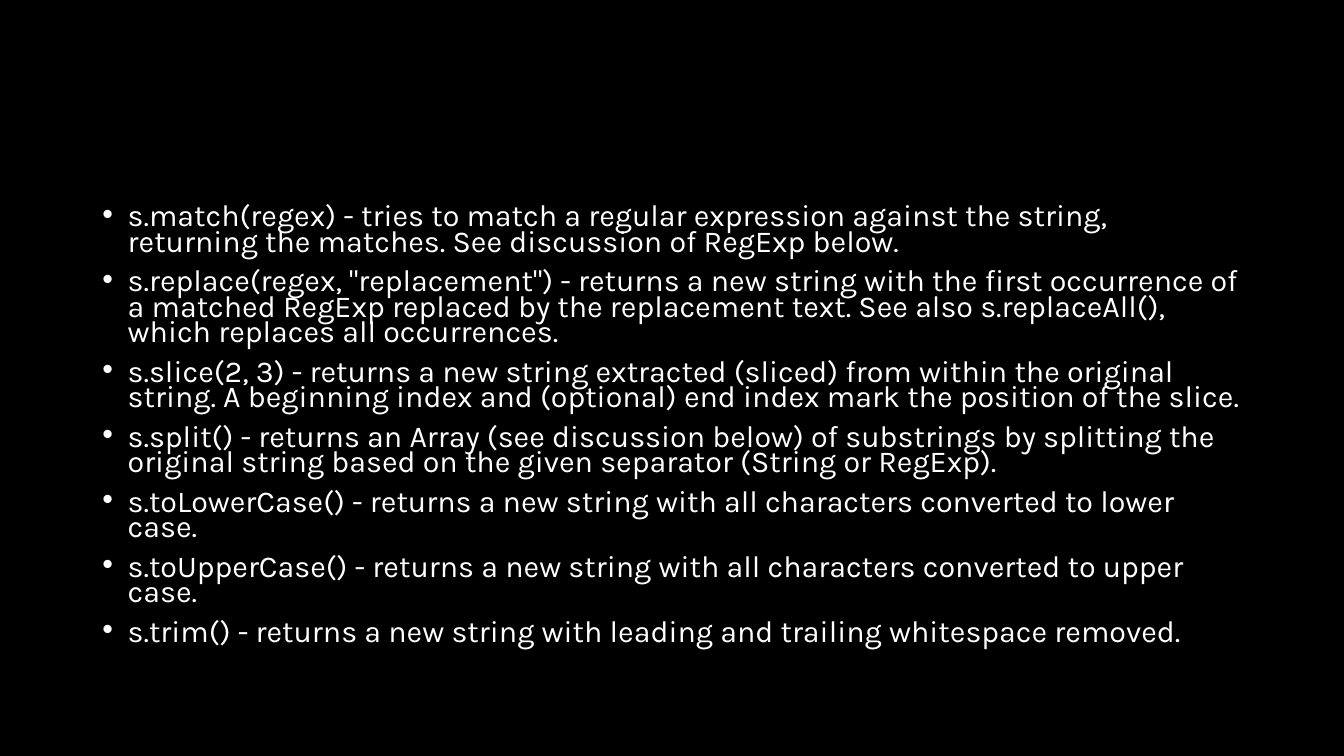
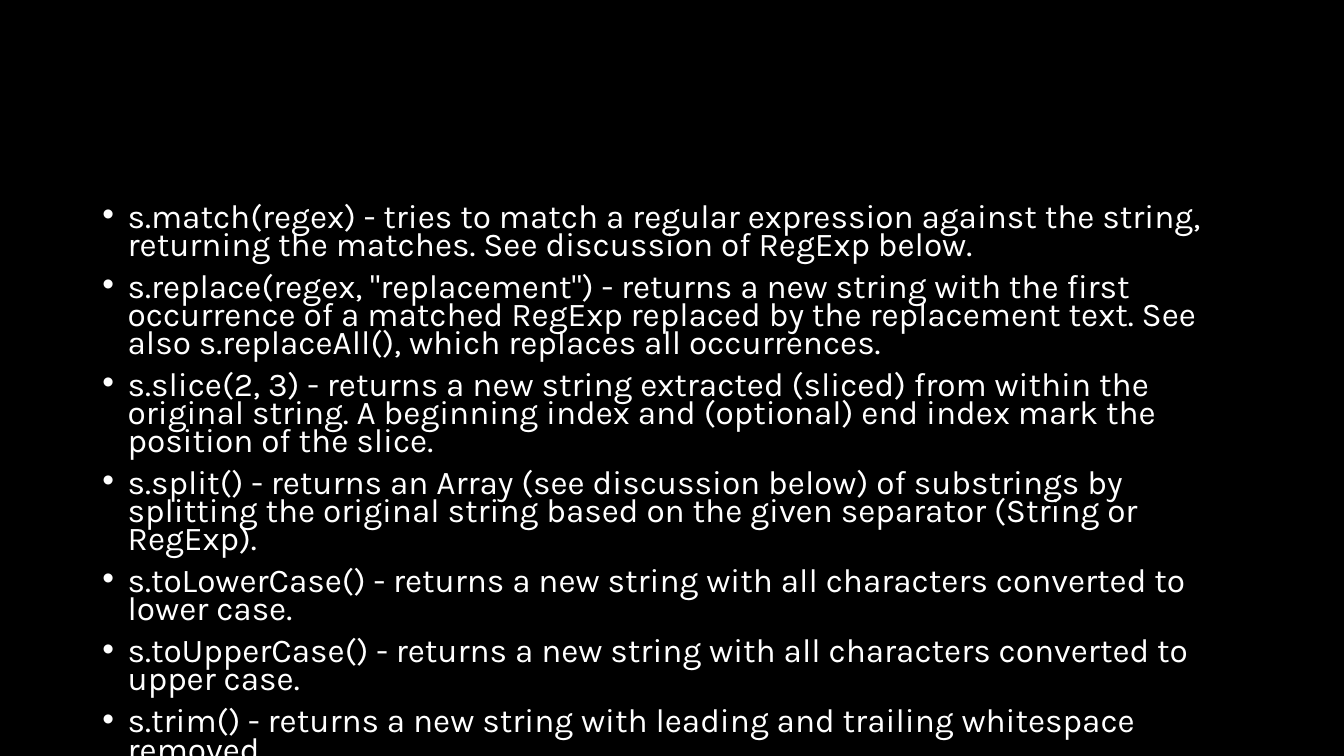
Before and after one commit to natiquekeyin/fall2024, a slide deck: slide 26 of JavaScript/Week3/Week3.pptx. Drawn at 1344x756 pixels with LibreOffice and Linux fonts; fonts in the diff are those of the drawing. Boxes give left, top, right and bottom in pixels: in the first picture for what was removed or moved away, otherwise in the second. Text is boxed around its words. In the diff, an @@ line names an element or a change of style, - is before the commit and + after.

```diff
--- a/JavaScript/Week3/Week3.pptx
+++ b/JavaScript/Week3/Week3.pptx
@@ text "s.match(regex) - tries to match ..." at box(128, 204, 1200, 741): size 21.7 to 23.8 pt @@
```
Also in this commit, not shown: 7 slides added, 1 other file.
